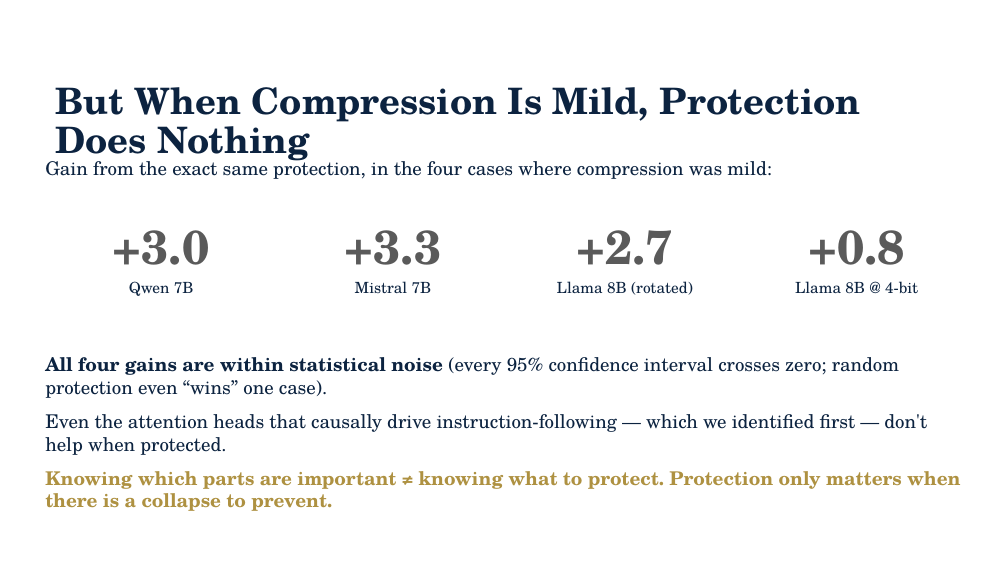
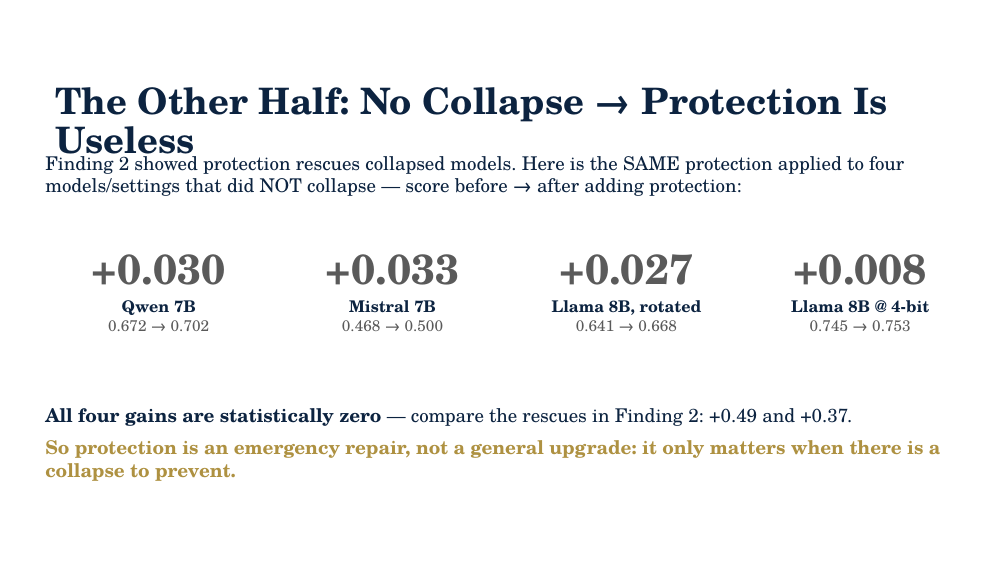
Before and after one commit to JiahaoZheng24/Instruction-Following-Attention-Head-Sensitive, a slide deck: slide 5 of paper/IFH_advisor_update_2026-09-03.pptx. Drawn at 1008x568 pixels with LibreOffice and Linux fonts; fonts in the diff are those of the drawing; background and template pictures are left out. Boxes give left, top, right and bottom in pixels: in the first picture for what was removed or moved away, otherwise in the second. Text is boxed around its words. In the diff, an @@ line names an element or a change of style, - is before the commit and + after.

```diff
--- a/paper/IFH_advisor_update_2026-09-03.pptx
+++ b/paper/IFH_advisor_update_2026-09-03.pptx
@@ title at box(55, 87, 887, 166): text changed @@
-But When Compression Is Mild, Protection Does Nothing
+The Other Half: No Collapse → Protection Is Useless
@@ text at box(45, 151, 904, 196): text changed @@
-Gain from the exact same protection, in the four cases where compression was mild:
+Finding 2 showed protection rescues collapsed models. Here is the SAME protection applied to four models/settings that did NOT collapse — score before → after adding protection:
@@ text "+0.030": place and size @@
-text "+0.030" at box(113, 230, 210, 296)
+text "+0.030" at box(92, 254, 226, 331)
@@ text at box(92, 254, 226, 285): text changed; size 34 to 30 pt @@
-+3.0
++0.030
@@ text "+0.033": place and size @@
-text "+0.033" at box(345, 230, 442, 294)
+text "+0.033" at box(326, 254, 460, 331)
@@ text at box(326, 254, 460, 285): text changed; size 34 to 30 pt @@
-+3.3
++0.033
@@ text at box(552, 254, 702, 331): text changed; size 11 to 11.5 pt; text colour #0C2340 to #5A5A5A; bold on @@
-+2.7
-Llama 8B (rotated)
++0.027
+Llama 8B, rotated
+0.641 → 0.668
@@ text "+0.008": place and size @@
-text "+0.008" at box(795, 230, 918, 294)
+text "+0.008" at box(791, 254, 929, 331)
@@ text at box(794, 254, 928, 285): text changed; size 34 to 30 pt @@
-+0.8
++0.008
@@ text at box(108, 320, 210, 331): paragraph added @@
+0.672 → 0.702
@@ text at box(122, 300, 196, 315): size 11 to 11.5 pt, bold on in "Qwen 7B" @@
@@ text at box(342, 320, 444, 331): paragraph added @@
+0.468 → 0.500
@@ text at box(349, 300, 436, 313): size 11 to 11.5 pt, bold on in "Mistral 7B" @@
@@ text at box(791, 300, 929, 313): size 11 to 11.5 pt, bold on in "Llama 8B @ 4-bit" @@
@@ text at box(810, 320, 911, 331): paragraph added @@
+0.745 → 0.753
@@ text at box(45, 408, 941, 481): text changed; text colour #0C2340 to #AE9141; bold on @@
-All four gains are within statistical noise (every 95% confidence interval crosses zero; random protection even “wins” one case).
-Even the attention heads that causally drive instruction-following — which we identified first — don't help when protected.
-Knowing which parts are important ≠ knowing what to protect. Protection only matters when there is a collapse to prevent.
+All four gains are statistically zero — compare the rescues in Finding 2: +0.49 and +0.37.
+So protection is an emergency repair, not a general upgrade: it only matters when there is a collapse to prevent.
```
Also in this commit, not shown: 4 other slides changed.
